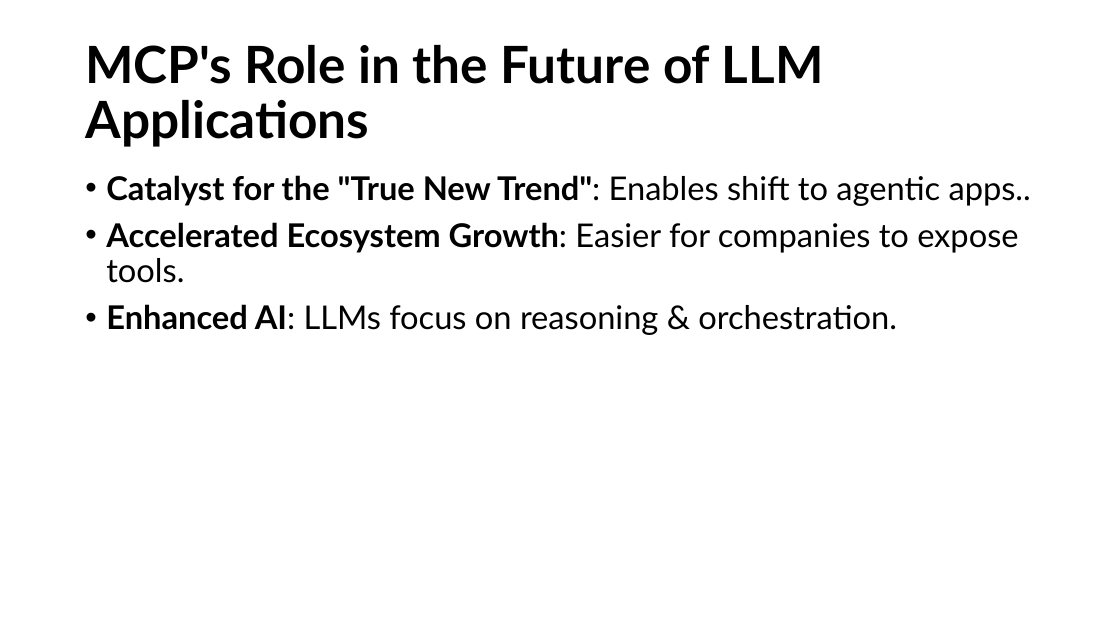
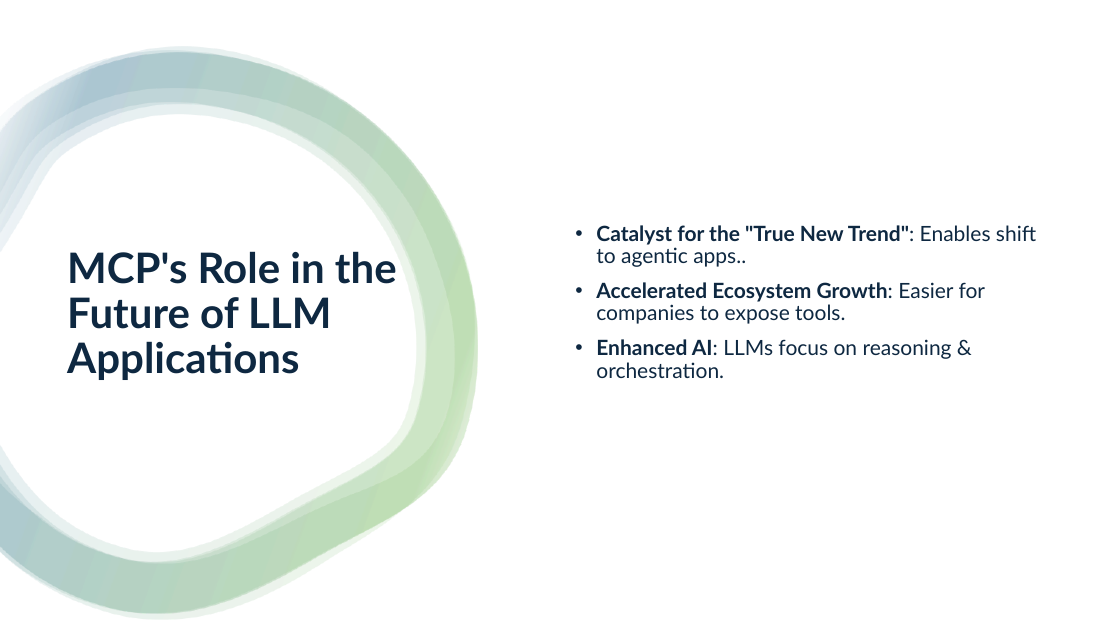
Before and after one commit to aravind07d/Artificial-Intelligent--Presentations, a slide deck: slide 31 of MCP.pptx (slide 28 before the commit). Drawn at 1120x630 pixels with LibreOffice and Linux fonts; fonts in the diff are those of the drawing. Boxes give left, top, right and bottom in pixels: in the first picture for what was removed or moved away, otherwise in the second. Text is boxed around its words. In the diff, an @@ line names an element or a change of style, - is before the commit and + after.

```diff
--- a/MCP.pptx
+++ b/MCP.pptx
@@ rectangle added at (x1=0, y1=0, x2=1120, y2=630), fill #FFFFFF @@
@@ group added at (x1=0, y1=47, x2=478, y2=620): 4 freeform shapes @@
@@ text "Catalyst for the "True New ..." moved from (x1=106, y1=175, x2=1031, y2=335) to (x1=596, y1=225, x2=1036, y2=378) @@
@@ text "Catalyst for the "True New ..." at (x1=596, y1=225, x2=1036, y2=378): size 28 to 18 pt, text colour #000000 to #0E2841; vertical alignment top to middle @@
@@ title "MCP's Role in the Future ..." moved from (x1=85, y1=45, x2=824, y2=147) to (x1=67, y1=251, x2=397, y2=380) @@
@@ title "MCP's Role in the Future ..." at (x1=67, y1=251, x2=397, y2=380): size 44 to 36 pt, text colour #000000 to #0E2841 @@
```
Also in this commit, not shown: 1 other slide changed, 6 slides added.
